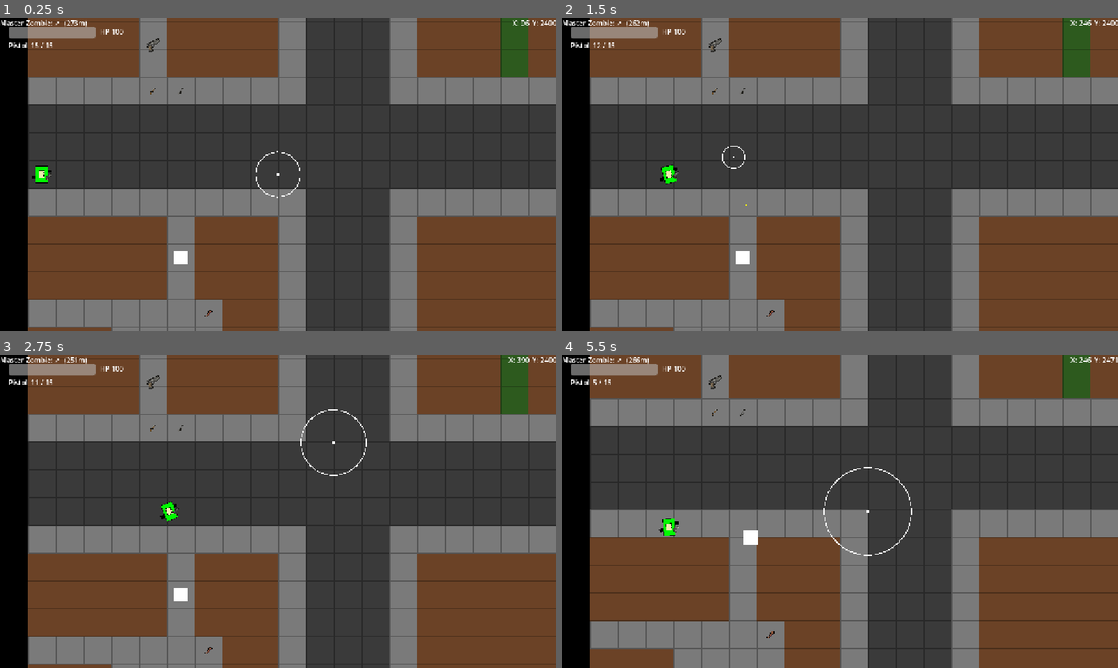
Above: before the commit, frames 1-4 (two rows, left to right).
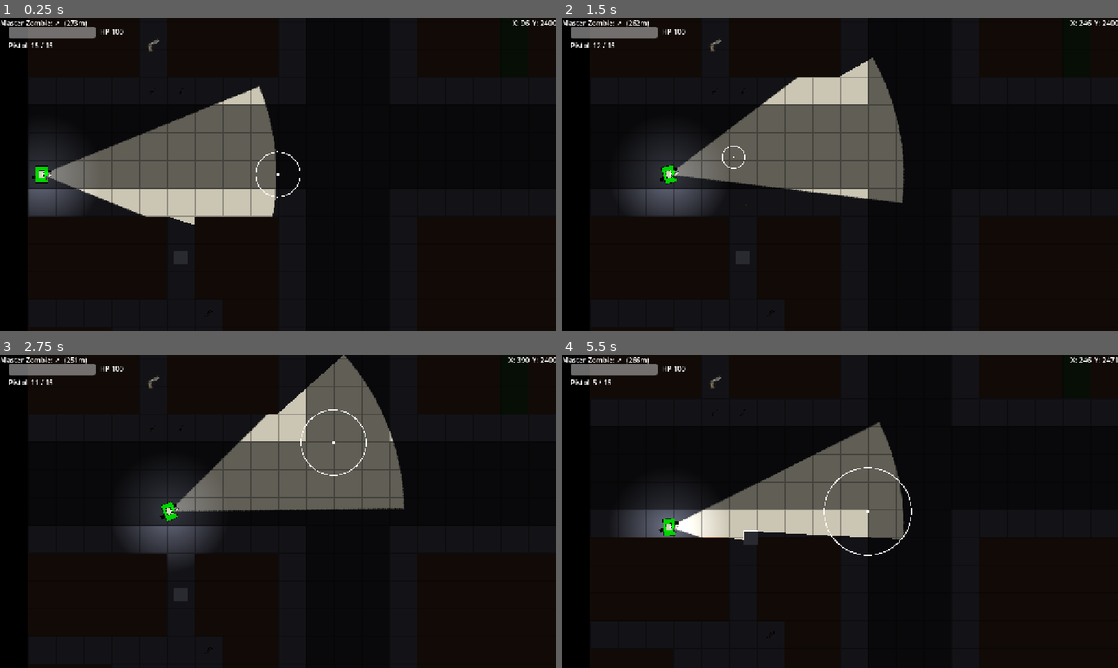
Above: after the commit, the same moments.

Repository: MKBSP/Zombie-game
Game: Godot game, scene res://scenes/world/world.tscn
The game is run twice, just before and just after one commit, with the same random seed, the same clock (stepped at 60 frames per second) and the same inputs. This scene is started directly instead of the project's main scene.
Inputs (mouse positions are in pixels of both pictures, inside the frame that each line leads up to):
- Up to frame 1 (0.25 s): no input
- Up to frame 2 (1.5 s): tap Enter (ui_accept) at 0.5, 0.77 s; move the mouse to (962, 158) at 0.52 s; hold D (move_right) 0.53-1.25 s; hold Down (cam_down) 0.53-1.25 s; click (962, 158) at 0.67 s; drag from (728, 190) to (739, 89) at 1.27 s
- Up to frame 3 (2.75 s): move the mouse to (333, 442) at 2.02 s; hold D (move_right) from 2.03 s (still down); hold Right (cam_right) from 2.03 s (still down)
- Up to frame 4 (5.5 s): release D (move_right) at 2.75 s; release Right (cam_right) at 2.75 s; drag from (812, 574) to (717, 426) at 2.77 s; move the mouse to (1006, 558) at 3.52 s; hold A (move_left) 3.53-4.25 s; tap X (drop_weapon) at 3.6 s; tap Enter (ui_accept) at 3.77 s; drag from (673, 464) to (956, 539) at 4.27 s; move the mouse to (867, 511) at 5.02 s; hold S (move_down) from 5.03 s (still down); tap E (give_weapon_to_npc) at 5.1 s; click (867, 511) at 5.17 s

The runs differ from the first frame. In frame 1, 94% of the frame differs, in the area x 5-100%, y 0-100%; in frame 2, 94%; in frame 3, 94%; in frame 4, 94%.

Commit message:
the damn fog of war for shooter is working nowgit add .git add .

Diff:
--- a/scenes/bullet/bullet.tscn
+++ b/scenes/bullet/bullet.tscn
@@ -38,5 +38,5 @@
 one_shot = true
 autostart = true
 
-[node name="MultiplayerSynchronizer" type="MultiplayerSynchronizer" parent="."]
+[node name="MultiplayerSynchronizer" type="MultiplayerSynchronizer" parent="." unique_id=469796379]
 replication_config = SubResource("SceneReplicationConfig_sync")
--- a/scenes/ui/main_menu.tscn
+++ b/scenes/ui/main_menu.tscn
@@ -1,8 +1,8 @@
-[gd_scene load_steps=2 format=3]
-
-[ext_resource type="Script" path="res://scenes/ui/main_menu.gd" id="1_mainmenu"]
-
-[node name="MainMenu" type="Control"]
+[gd_scene format=3 uid="uid://ix41w28go2ak"]
+
+[ext_resource type="Script" uid="uid://dl8yr8fxr13re" path="res://scenes/ui/main_menu.gd" id="1_mainmenu"]
+
+[node name="MainMenu" type="Control" unique_id=1908518653]
 layout_mode = 3
 anchors_preset = 15
 anchor_right = 1.0
@@ -11,7 +11,7 @@
 grow_vertical = 2
 script = ExtResource("1_mainmenu")
 
-[node name="Background" type="ColorRect" parent="."]
+[node name="Background" type="ColorRect" parent="." unique_id=1969288558]
 layout_mode = 1
 anchors_preset = 15
 anchor_right = 1.0
@@ -20,49 +20,49 @@
 grow_vertical = 2
 color = Color(0.07, 0.09, 0.08, 1)
 
-[node name="TitlePanel" type="Control" parent="."]
-layout_mode = 1
-anchors_preset = 15
-anchor_right = 1.0
-anchor_bottom = 1.0
-grow_horizontal = 2
-grow_vertical = 2
-
-[node name="CenterContainer" type="CenterContainer" parent="TitlePanel"]
-layout_mode = 1
-anchors_preset = 15
-anchor_right = 1.0
-anchor_bottom = 1.0
-grow_horizontal = 2
-grow_vertical = 2
-
-[node name="VBoxContainer" type="VBoxContainer" parent="TitlePanel/CenterContainer"]
+[node name="TitlePanel" type="Control" parent="." unique_id=1066215883]
+layout_mode = 1
+anchors_preset = 15
+anchor_right = 1.0
+anchor_bottom = 1.0
+grow_horizontal = 2
+grow_vertical = 2
+
+[node name="CenterContainer" type="CenterContainer" parent="TitlePanel" unique_id=672013521]
+layout_mode = 1
+anchors_preset = 15
+anchor_right = 1.0
+anchor_bottom = 1.0
+grow_horizontal = 2
+grow_vertical = 2
+
+[node name="VBoxContainer" type="VBoxContainer" parent="TitlePanel/CenterContainer" unique_id=751027132]
 layout_mode = 2
 theme_override_constants/separation = 40
 
-[node name="TitleLabel" type="Label" parent="TitlePanel/CenterContainer/VBoxContainer"]
+[node name="TitleLabel" type="Label" parent="TitlePanel/CenterContainer/VBoxContainer" unique_id=1445513973]
 layout_mode = 2
 theme_override_font_sizes/font_size = 72
 text = "ZOMBIE GAME"
 horizontal_alignment = 1
 
-[node name="PlayButton" type="Button" parent="TitlePanel/CenterContainer/VBoxContainer"]
+[node name="PlayButton" type="Button" parent="TitlePanel/CenterContainer/VBoxContainer" unique_id=1251726757]
 custom_minimum_size = Vector2(240, 64)
 layout_mode = 2
 size_flags_horizontal = 4
 theme_override_font_sizes/font_size = 32
 text = "PLAY"
 
-[node name="ModePanel" type="Control" parent="."]
-visible = false
-layout_mode = 1
-anchors_preset = 15
-anchor_right = 1.0
-anchor_bottom = 1.0
-grow_horizontal = 2
-grow_vertical = 2
-
-[node name="HBoxContainer" type="HBoxContainer" parent="ModePanel"]
+[node name="ModePanel" type="Control" parent="." unique_id=1572698657]
+visible = false
+layout_mode = 1
+anchors_preset = 15
+anchor_right = 1.0
+anchor_bottom = 1.0
+grow_horizontal = 2
+grow_vertical = 2
+
+[node name="HBoxContainer" type="HBoxContainer" parent="ModePanel" unique_id=427475949]
 layout_mode = 1
 anchors_preset = 15
 anchor_right = 1.0
@@ -71,7 +71,7 @@
 grow_vertical = 2
 theme_override_constants/separation = 8
 
-[node name="SingleButton" type="Button" parent="ModePanel/HBoxContainer"]
+[node name="SingleButton" type="Button" parent="ModePanel/HBoxContainer" unique_id=512273719]
 layout_mode = 2
 size_flags_horizontal = 3
 size_flags_vertical = 3
@@ -79,7 +79,7 @@
 text = "SINGLE
 PLAYER"
 
-[node name="MultiButton" type="Button" parent="ModePanel/HBoxContainer"]
+[node name="MultiButton" type="Button" parent="ModePanel/HBoxContainer" unique_id=1791655599]
 layout_mode = 2
 size_flags_horizontal = 3
 size_flags_vertical = 3
@@ -87,16 +87,16 @@
 text = "MULTIPLAYER
 (local)"
 
-[node name="RolePanel" type="Control" parent="."]
-visible = false
-layout_mode = 1
-anchors_preset = 15
-anchor_right = 1.0
-anchor_bottom = 1.0
-grow_horizontal = 2
-grow_vertical = 2
-
-[node name="HBoxContainer" type="HBoxContainer" parent="RolePanel"]
+[node name="RolePanel" type="Control" parent="." unique_id=919229294]
+visible = false
+layout_mode = 1
+anchors_preset = 15
+anchor_right = 1.0
+anchor_bottom = 1.0
+grow_horizontal = 2
+grow_vertical = 2
+
+[node name="HBoxContainer" type="HBoxContainer" parent="RolePanel" unique_id=2131925642]
 layout_mode = 1
 anchors_preset = 15
 anchor_right = 1.0
@@ -105,7 +105,7 @@
 grow_vertical = 2
 theme_override_constants/separation = 8
 
-[node name="HumanButton" type="Button" parent="RolePanel/HBoxContainer"]
+[node name="HumanButton" type="Button" parent="RolePanel/HBoxContainer" unique_id=127123049]
 layout_mode = 2
 size_flags_horizontal = 3
 size_flags_vertical = 3
@@ -113,7 +113,7 @@
 text = "HUMAN
 (shooter)"
 
-[node name="ZombieButton" type="Button" parent="RolePanel/HBoxContainer"]
+[node name="ZombieButton" type="Button" parent="RolePanel/HBoxContainer" unique_id=793983803]
 layout_mode = 2
 size_flags_horizontal = 3
 size_flags_vertical = 3
@@ -121,40 +121,40 @@
 text = "ZOMBIE
 (horde)"
 
-[node name="MultiplayerPanel" type="Control" parent="."]
-visible = false
-layout_mode = 1
-anchors_preset = 15
-anchor_right = 1.0
-anchor_bottom = 1.0
-grow_horizontal = 2
-grow_vertical = 2
-
-[node name="CenterContainer" type="CenterContainer" parent="MultiplayerPanel"]
-layout_mode = 1
-anchors_preset = 15
-anchor_right = 1.0
-anchor_bottom = 1.0
-grow_horizontal = 2
-grow_vertical = 2
-
-[node name="VBoxContainer" type="VBoxContainer" parent="MultiplayerPanel/CenterContainer"]
+[node name="MultiplayerPanel" type="Control" parent="." unique_id=259471879]
+visible = false
+layout_mode = 1
+anchors_preset = 15
+anchor_right = 1.0
+anchor_bottom = 1.0
+grow_horizontal = 2
+grow_vertical = 2
+
+[node name="CenterContainer" type="CenterContainer" parent="MultiplayerPanel" unique_id=1871949367]
+layout_mode = 1
+anchors_preset = 15
+anchor_right = 1.0
+anchor_bottom = 1.0
+grow_horizontal = 2
+grow_vertical = 2
+
+[node name="VBoxContainer" type="VBoxContainer" parent="MultiplayerPanel/CenterContainer" unique_id=233510323]
 layout_mode = 2
 theme_override_constants/separation = 24
 
-[node name="HostButton" type="Button" parent="MultiplayerPanel/CenterContainer/VBoxContainer"]
+[node name="HostButton" type="Button" parent="MultiplayerPanel/CenterContainer/VBoxContainer" unique_id=285312525]
 custom_minimum_size = Vector2(320, 80)
 layout_mode = 2
 theme_override_font_sizes/font_size = 36
 text = "HOST GAME"
 
-[node name="JoinButton" type="Button" parent="MultiplayerPanel/CenterContainer/VBoxContainer"]
+[node name="JoinButton" type="Button" parent="MultiplayerPanel/CenterContainer/VBoxContainer" unique_id=1456817578]
 custom_minimum_size = Vector2(320, 80)
 layout_mode = 2
 theme_override_font_sizes/font_size = 36
 text = "JOIN GAME"
 
-[node name="MPStatus" type="Label" parent="MultiplayerPanel/CenterContainer/VBoxContainer"]
+[node name="MPStatus" type="Label" parent="MultiplayerPanel/CenterContainer/VBoxContainer" unique_id=1807339586]
 custom_minimum_size = Vector2(320, 0)
 layout_mode = 2
 theme_override_font_sizes/font_size = 20
@@ -162,57 +162,57 @@
 horizontal_alignment = 1
 autowrap_mode = 2
 
-[node name="LobbyPanel" type="Control" parent="."]
-visible = false
-layout_mode = 1
-anchors_preset = 15
-anchor_right = 1.0
-anchor_bottom = 1.0
-grow_horizontal = 2
-grow_vertical = 2
-
-[node name="CenterContainer" type="CenterContainer" parent="LobbyPanel"]
-layout_mode = 1
-anchors_preset = 15
-anchor_right = 1.0
-anchor_bottom = 1.0
-grow_horizontal = 2
-grow_vertical = 2
-
-[node name="VBoxContainer" type="VBoxContainer" parent="LobbyPanel/CenterContainer"]
+[node name="LobbyPanel" type="Control" parent="." unique_id=1754814148]
+visible = false
+layout_mode = 1
+anchors_preset = 15
+anchor_right = 1.0
+anchor_bottom = 1.0
+grow_horizontal = 2
+grow_vertical = 2
+
+[node name="CenterContainer" type="CenterContainer" parent="LobbyPanel" unique_id=2019943088]
+layout_mode = 1
+anchors_preset = 15
+anchor_right = 1.0
+anchor_bottom = 1.0
+grow_horizontal = 2
+grow_vertical = 2
+
+[node name="VBoxContainer" type="VBoxContainer" parent="LobbyPanel/CenterContainer" unique_id=857480903]
 layout_mode = 2
 theme_override_constants/separation = 24
 
-[node name="LobbyTitle" type="Label" parent="LobbyPanel/CenterContainer/VBoxContainer"]
+[node name="LobbyTitle" type="Label" parent="LobbyPanel/CenterContainer/VBoxContainer" unique_id=492271514]
 layout_mode = 2
 theme_override_font_sizes/font_size = 40
 text = "HOSTING — choose your role"
 horizontal_alignment = 1
 
-[node name="RoleRow" type="HBoxContainer" parent="LobbyPanel/CenterContainer/VBoxContainer"]
+[node name="RoleRow" type="HBoxContainer" parent="LobbyPanel/CenterContainer/VBoxContainer" unique_id=484343073]
 layout_mode = 2
 theme_override_constants/separation = 16
 alignment = 1
 
-[node name="LobbyHumanButton" type="Button" parent="LobbyPanel/CenterContainer/VBoxContainer/RoleRow"]
+[node name="LobbyHumanButton" type="Button" parent="LobbyPanel/CenterContainer/VBoxContainer/RoleRow" unique_id=1363070805]
 custom_minimum_size = Vector2(220, 70)
 layout_mode = 2
 theme_override_font_sizes/font_size = 28
 text = "HUMAN"
 
-[node name="LobbyZombieButton" type="Button" parent="LobbyPanel/CenterContainer/VBoxContainer/RoleRow"]
+[node name="LobbyZombieButton" type="Button" parent="LobbyPanel/CenterContainer/VBoxContainer/RoleRow" unique_id=2058473717]
 custom_minimum_size = Vector2(220, 70)
 layout_mode = 2
 theme_override_font_sizes/font_size = 28
 text = "ZOMBIE"
 
-[node name="LobbyStatus" type="Label" parent="LobbyPanel/CenterContainer/VBoxContainer"]
+[node name="LobbyStatus" type="Label" parent="LobbyPanel/CenterContainer/VBoxContainer" unique_id=1643296216]
 layout_mode = 2
 theme_override_font_sizes/font_size = 24
 text = "Waiting for player..."
 horizontal_alignment = 1
 
-[node name="StartButton" type="Button" parent="LobbyPanel/CenterContainer/VBoxContainer"]
+[node name="StartButton" type="Button" parent="LobbyPanel/CenterContainer/VBoxContainer" unique_id=1239678622]
 custom_minimum_size = Vector2(240, 64)
 layout_mode = 2
 size_flags_horizontal = 4
@@ -220,34 +220,34 @@
 disabled = true
 text = "START"
 
-[node name="JoinPanel" type="Control" parent="."]
-visible = false
-layout_mode = 1
-anchors_preset = 15
-anchor_right = 1.0
-anchor_bottom = 1.0
-grow_horizontal = 2
-grow_vertical = 2
-
-[node name="CenterContainer" type="CenterContainer" parent="JoinPanel"]
-layout_mode = 1
-anchors_preset = 15
-anchor_right = 1.0
-anchor_bottom = 1.0
-grow_horizontal = 2
-grow_vertical = 2
-
-[node name="VBoxContainer" type="VBoxContainer" parent="JoinPanel/CenterContainer"]
+[node name="JoinPanel" type="Control" parent="." unique_id=1356979738]
+visible = false
+layout_mode = 1
+anchors_preset = 15
+anchor_right = 1.0
+anchor_bottom = 1.0
+grow_horizontal = 2
+grow_vertical = 2
+
+[node name="CenterContainer" type="CenterContainer" parent="JoinPanel" unique_id=861452590]
+layout_mode = 1
+anchors_preset = 15
+anchor_right = 1.0
+anchor_bottom = 1.0
+grow_horizontal = 2
+grow_vertical = 2
+
+[node name="VBoxContainer" type="VBoxContainer" parent="JoinPanel/CenterContainer" unique_id=1731315100]
 layout_mode = 2
 theme_override_constants/separation = 24
 
-[node name="JoinTitle" type="Label" parent="JoinPanel/CenterContainer/VBoxContainer"]
+[node name="JoinTitle" type="Label" parent="JoinPanel/CenterContainer/VBoxContainer" unique_id=1747575106]
 layout_mode = 2
 theme_override_font_sizes/font_size = 40
 text = "JOIN GAME"
 horizontal_alignment = 1
 
-[node name="IPEdit" type="LineEdit" parent="JoinPanel/CenterContainer/VBoxContainer"]
+[node name="IPEdit" type="LineEdit" parent="JoinPanel/CenterContainer/VBoxContainer" unique_id=800329386]
 custom_minimum_size = Vector2(320, 50)
 layout_mode = 2
 theme_override_font_sizes/font_size = 24
@@ -255,15 +255,14 @@
 placeholder_text = "Host IP address"
 alignment = 1
 
-[node name="ConnectButton" type="Button" parent="JoinPanel/CenterContainer/VBoxContainer"]
+[node name="ConnectButton" type="Button" parent="JoinPanel/CenterContainer/VBoxContainer" unique_id=1979438764]
 custom_minimum_size = Vector2(240, 64)
 layout_mode = 2
 size_flags_horizontal = 4
 theme_override_font_sizes/font_size = 28
 text = "CONNECT"
 
-[node name="JoinStatus" type="Label" parent="JoinPanel/CenterContainer/VBoxContainer"]
+[node name="JoinStatus" type="Label" parent="JoinPanel/CenterContainer/VBoxContainer" unique_id=336105337]
 layout_mode = 2
 theme_override_font_sizes/font_size = 20
-text = ""
-horizontal_alignment = 1
+horizontal_alignment = 1
--- a/scripts/balance.gd
+++ b/scripts/balance.gd
@@ -112,7 +112,7 @@
 }
 
 # --- World -----------------------------------------------------------------
-const WORLD := { npc_count = 5, fog_enabled = false }
+const WORLD := { npc_count = 5, fog_enabled = true }
 
 # --- Aim cursor / shared aim math ------------------------------------------
 const AIM := {
Not shown, changed: icon.svg.import
Not shown: 1 places in scenes/bullet/bullet.tscn that only renumber resources
Not shown, added: scripts/shooter_lighting.gd.uid
Not shown, added: test/test_shooter_lighting.gd.uid
Not shown, changed: docs/.DS_Store
